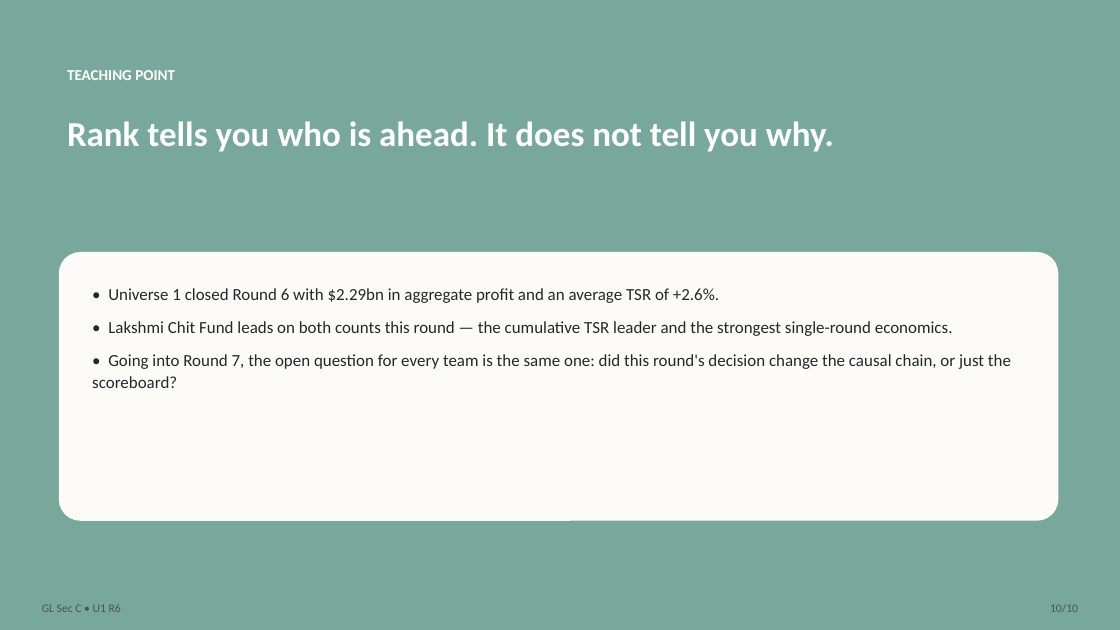
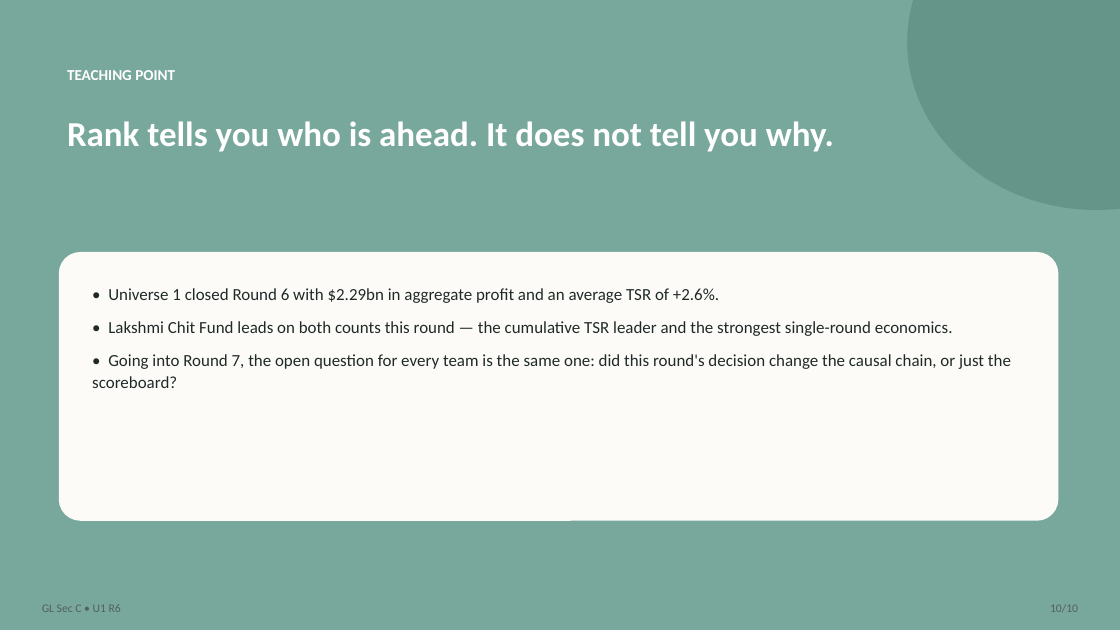
Before and after one commit to swapnilsahoo/swapnilsahoo-next, a slide deck: slide 10 of public/documents/business-simulation/round-6/section-c/section-c-round6-universe1-debrief.pptx. Drawn at 1120x630 pixels with LibreOffice and Linux fonts; fonts in the diff are those of the drawing. Boxes give left, top, right and bottom in pixels: in the first picture for what was removed or moved away, otherwise in the second. Text is boxed around its words. In the diff, an @@ line names an element or a change of style, - is before the commit and + after.

```diff
--- a/public/documents/business-simulation/round-6/section-c/section-c-round6-universe1-debrief.pptx
+++ b/public/documents/business-simulation/round-6/section-c/section-c-round6-universe1-debrief.pptx
@@ ellipse added at (907, 0, 1120, 210), fill #4E7D72 at 45% opacity @@
```
Also in this commit, not shown: 9 other slides changed, 5 other files.
